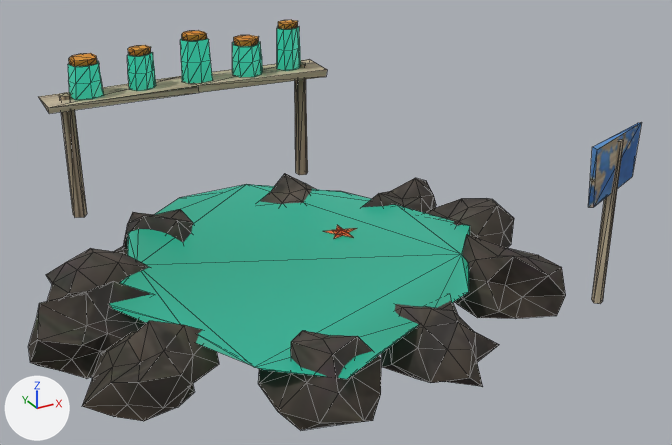
Renders of the glTF model public/assets/world/aquarium_l1/model.glb from each side of a commit.
Before and after are seen from a camera (50 mm lens) standing at (-2.39, -4.84, 2.76) and looking at (0.16, -0.2, 0.44). The lights are fixed; the arrows at lower left show +X, +Y and +Z. The first picture is the older version. Mesh edges are drawn as thin lines. Where no turn or scale is listed for an object, it has been applied to the vertices. Vertices at exactly the same position are counted once.

Names of what the first picture shows: 'aquarium_l1'.
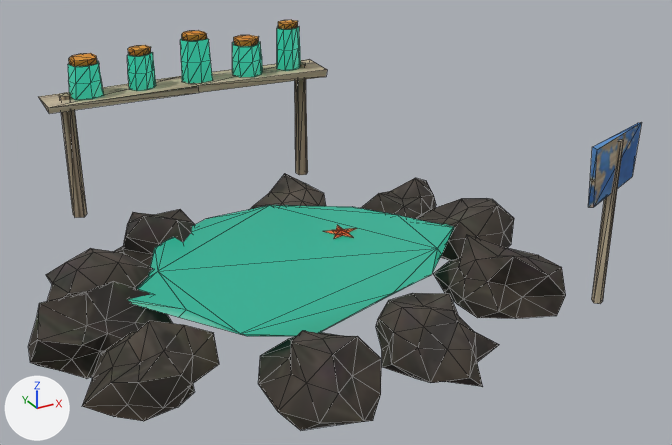
What differs and where, as boxes [x1, y1, x2, y2] in the pictures (672 x 445 px; the box of a moved part takes in the faces that stretch with it):
part 1 of me_aquarium_l1, moved or reshaped
    before: [109, 184, 470, 379]
    after: [128, 205, 454, 336]
part 2 of me_aquarium_l1, recoloured
    both: [116, 185, 487, 398]

Edits to the bpy script that builds the scene:
```text
Change me_aquarium_l1:
    where me_aquarium_l1.from_pydata(...)  # 719 vertices, 1312 faces; spans x -1.77..1.77, y -1.66..1.66, z -0.66..0.66
    used by ob_aquarium_l1; location = (0.0, 0.0, 0.664)
    me_aquarium_l1 part 1: 28 of 719 vertices moved; they spanned x -1.32..1.15, y -1.54..1.05, z -0.4..-0.38 and now span x -1.21..1.04, y -1.1..0.61, z -0.4..-0.38; mean shift (0.0, -0.01, 0.0); largest move (0.67, 0.62, -0.4) -> (-1.21, -0.23, -0.4)
    me_aquarium_l1 part 2: 258 kept faces spanning x -1.45..1.3, y -1.66..1.08, z -0.66..-0.26 get new vertex colours; the middle colour goes from grey #bdbab1 to light grey #c6c3be
```
